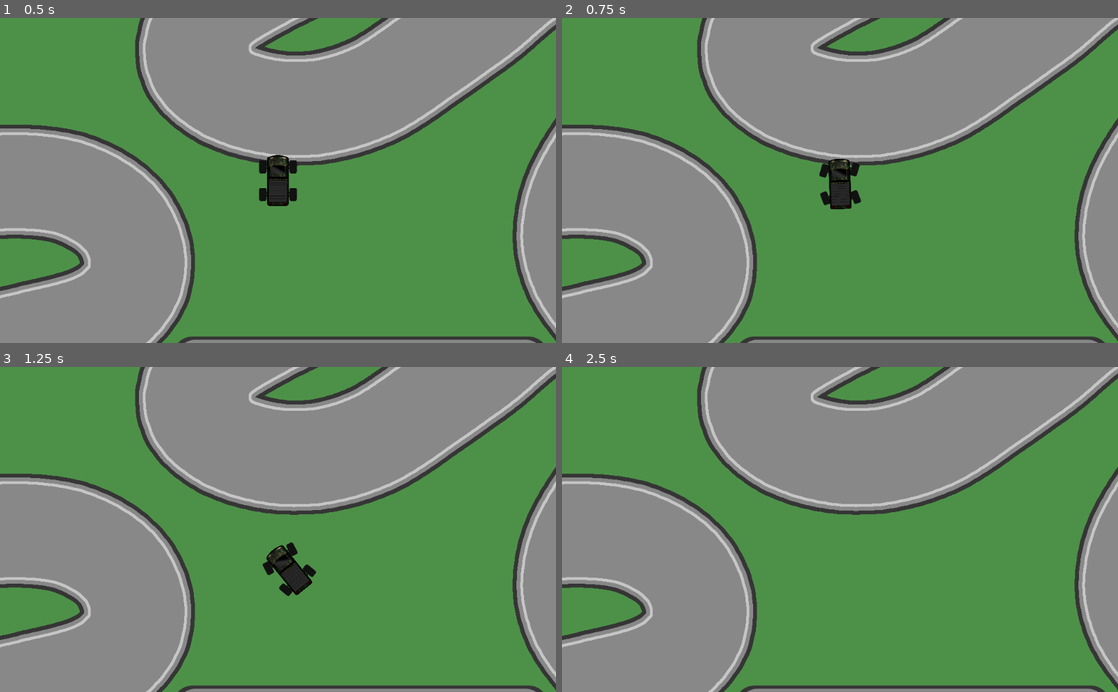
Above: before the commit, frames 1-4 (two rows, left to right).
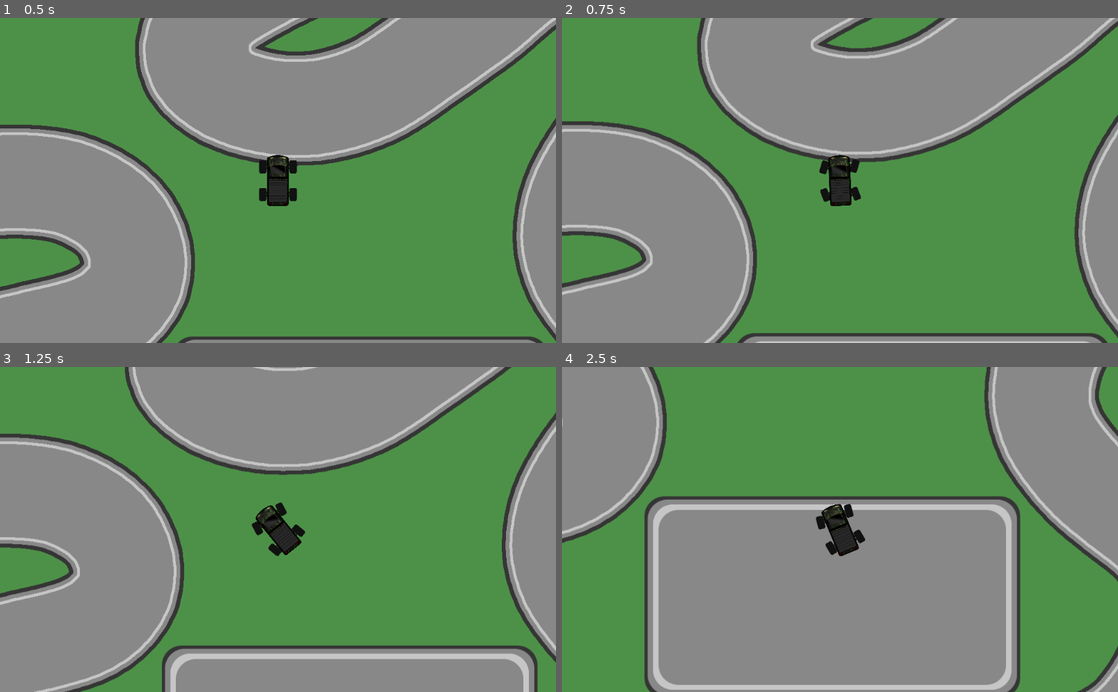
Above: after the commit, the same moments.

Repository: fswienty/godot-wheeled-vehicle-template
Game: Godot game, scene res://World.tscn
Two runs of this game, one before a commit and one after it. Both use one fixed random seed, a clock stepped at 60 frames per second and the inputs below.
Inputs:
- Up to frame 1 (0.5 s): no input
- Up to frame 2 (0.75 s): tap Enter at 0.5 s; hold D (steer_right) from 0.53 s (still down); hold S (decelerate) from 0.53 s (still down)
- Up to frame 3 (1.25 s): keep holding D (steer_right); keep holding S (decelerate)
- Up to frame 4 (2.5 s): release D (steer_right) at 1.28 s; release S (decelerate) at 1.28 s; hold A (steer_left) 1.28-2.03 s; tap S (decelerate) at 1.35 s; hold D (steer_right) from 2.03 s (still down); hold S (decelerate) from 2.03 s (still down)

Frame 1 is identical in both runs. In frame 2, 10% of the frame differs, in the area x 0-100%, y 0-100%; in frame 3, 37%; in frame 4, 73%.

Commit message:
Update World.tscn

Diff:
--- a/World.tscn
+++ b/World.tscn
@@ -12,7 +12,7 @@
 [node name="Truck" parent="." instance=ExtResource( 2 )]
 steering_speed_decay = 0.3
 
-[node name="Camera2D" type="Camera2D" parent="."]
+[node name="Camera2D" type="Camera2D" parent="Truck"]
 current = true
 zoom = Vector2( 2, 2 )
 process_mode = 0
